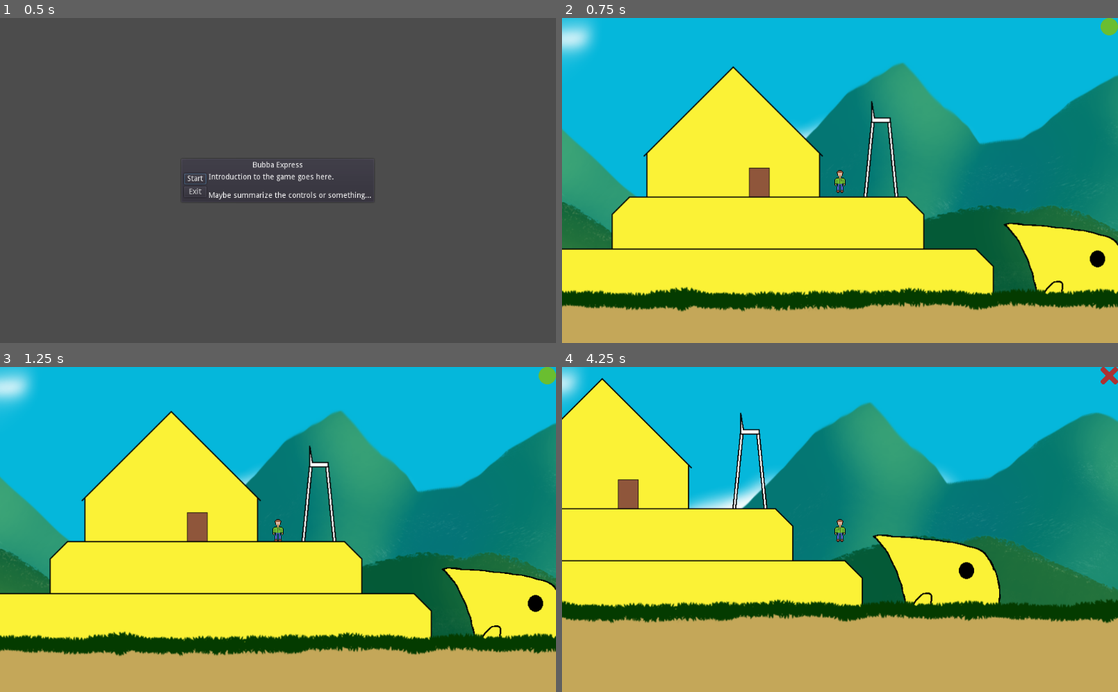
Above: before the commit, frames 1-4 (two rows, left to right).
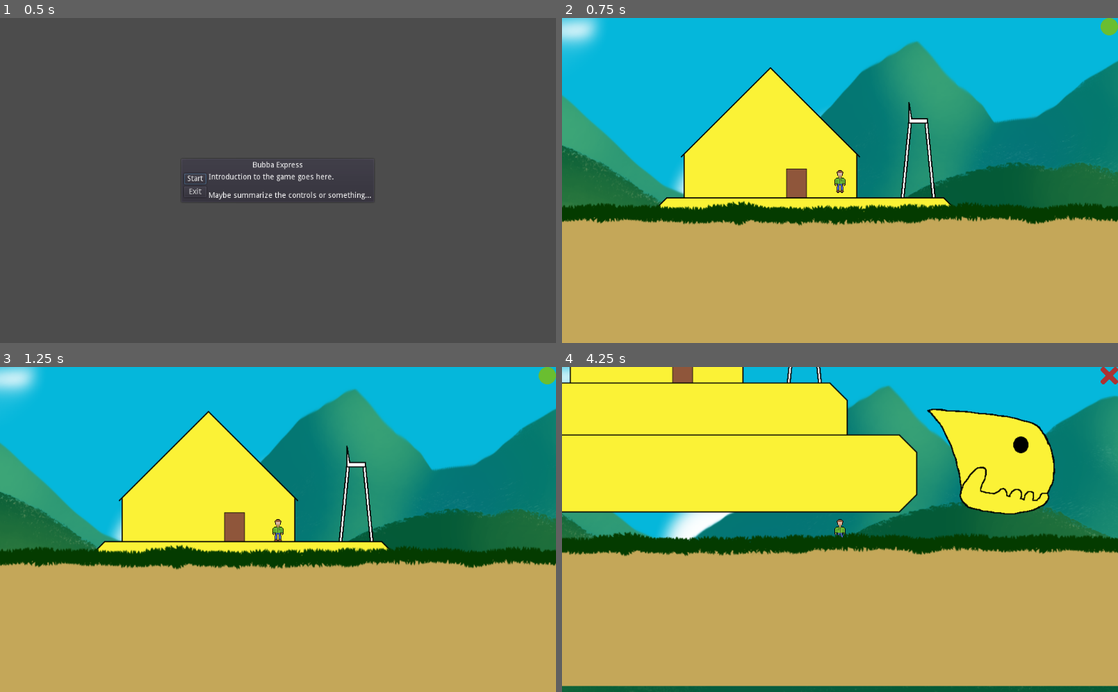
Above: after the commit, the same moments.

Repository: pizzasgood/BubbaExpress_LD46
Game: Godot game, scene res://TitleScreen.tscn
The game is run twice, just before and just after one commit, with the same random seed, the same clock (stepped at 60 frames per second) and the same inputs.
Inputs (mouse positions are in pixels of both pictures, inside the frame that each line leads up to):
- Up to frame 1 (0.5 s): no input
- Up to frame 2 (0.75 s): click "Start" at 0.5 s
- Up to frame 3 (1.25 s): no input
- Up to frame 4 (4.25 s): click (1106, 529) at 1.25 s; hold Right (ui_right) 2.03-3.53 s; tap Space (jump) at 2.27, 3.02 s; hold Left (ui_left) from 3.53 s (still down)

Frame 1 is identical in both runs. In frame 2, 50% of the frame differs, in the area x 0-100%, y 0-91%; in frame 3, 49%; in frame 4, 60%, in the area x 0-100%, y 0-100%.

Commit message:
Get Bubba moving

Diff:
--- /dev/null
+++ b/Bubba.gd
@@ -0,0 +1,50 @@
+extends KinematicBody2D
+
+var walk_height = 150
+var stand_speed = 100
+var walk_speed = 100
+
+enum { BURROWED, WAKING, RISING, STANDING, WALKING }
+var state = BURROWED
+
+
+func _ready():
+	wake()
+
+
+func _physics_process(delta):
+	match state:
+		WAKING:
+			#TODO: shake
+			pass
+		RISING:
+			if position.y > walk_height:
+				position.y -= stand_speed * delta
+			else:
+				get_ready()
+		STANDING:
+			#TODO: rumble
+			pass
+		WALKING:
+			position.x += walk_speed * delta
+
+func wake():
+	state = WAKING
+	$WakeTimer.start()
+
+func get_up():
+	state = RISING
+
+func get_ready():
+	state = STANDING
+	$ReadyTimer.start()
+
+func get_moving():
+	state = WALKING
+
+
+func _on_WakeTimer_timeout():
+	get_up()
+
+func _on_ReadyTimer_timeout():
+	get_moving()
--- a/Bubba.tscn
+++ b/Bubba.tscn
@@ -1,22 +1,22 @@
-[gd_scene load_steps=3 format=2]
+[gd_scene load_steps=4 format=2]
 
 [ext_resource path="res://tex/BubbaHead.png" type="Texture" id=1]
 [ext_resource path="res://tex/BubbaBody.png" type="Texture" id=2]
+[ext_resource path="res://Bubba.gd" type="Script" id=3]
 
-[node name="Bubba" type="Node2D"]
+[node name="Bubba" type="KinematicBody2D"]
+script = ExtResource( 3 )
 
-[node name="Body" type="KinematicBody2D" parent="."]
-
-[node name="BodySprite" type="Sprite" parent="Body"]
+[node name="BodySprite" type="Sprite" parent="."]
 texture = ExtResource( 2 )
 
-[node name="CollisionPolygon2D" type="CollisionPolygon2D" parent="Body"]
+[node name="UpperLevel" type="CollisionPolygon2D" parent="."]
 build_mode = 1
 polygon = PoolVector2Array( -287.556, 9.15321, -255.203, -22.8596, 254.618, -22.8596, 286.972, 9.15322 )
 one_way_collision = true
 one_way_collision_margin = 8.0
 
-[node name="CollisionPolygon2D2" type="CollisionPolygon2D" parent="Body"]
+[node name="LowerLevel" type="CollisionPolygon2D" parent="."]
 position = Vector2( -9.92749, 96.5675 )
 build_mode = 1
 polygon = PoolVector2Array( -404.678, 7.84546, -372.603, -23.4749, 392.293, -23.4749, 424.745, 8.60017 )
@@ -37,3 +37,11 @@
 __meta__ = {
 "_edit_lock_": true
 }
+
+[node name="WakeTimer" type="Timer" parent="."]
+one_shot = true
+
+[node name="ReadyTimer" type="Timer" parent="."]
+one_shot = true
+[connection signal="timeout" from="WakeTimer" to="." method="_on_WakeTimer_timeout"]
+[connection signal="timeout" from="ReadyTimer" to="." method="_on_ReadyTimer_timeout"]
--- a/Level.tscn
+++ b/Level.tscn
@@ -7,9 +7,9 @@
 [node name="Level" type="Node2D"]
 
 [node name="Bubba" parent="." instance=ExtResource( 2 )]
-position = Vector2( 456.718, 340.083 )
+position = Vector2( 420, 500 )
 
 [node name="Player" parent="." instance=ExtResource( 1 )]
-position = Vector2( 589.314, 277.469 )
+position = Vector2( 484.051, 435.918 )
 
 [node name="Map" parent="." instance=ExtResource( 3 )]
